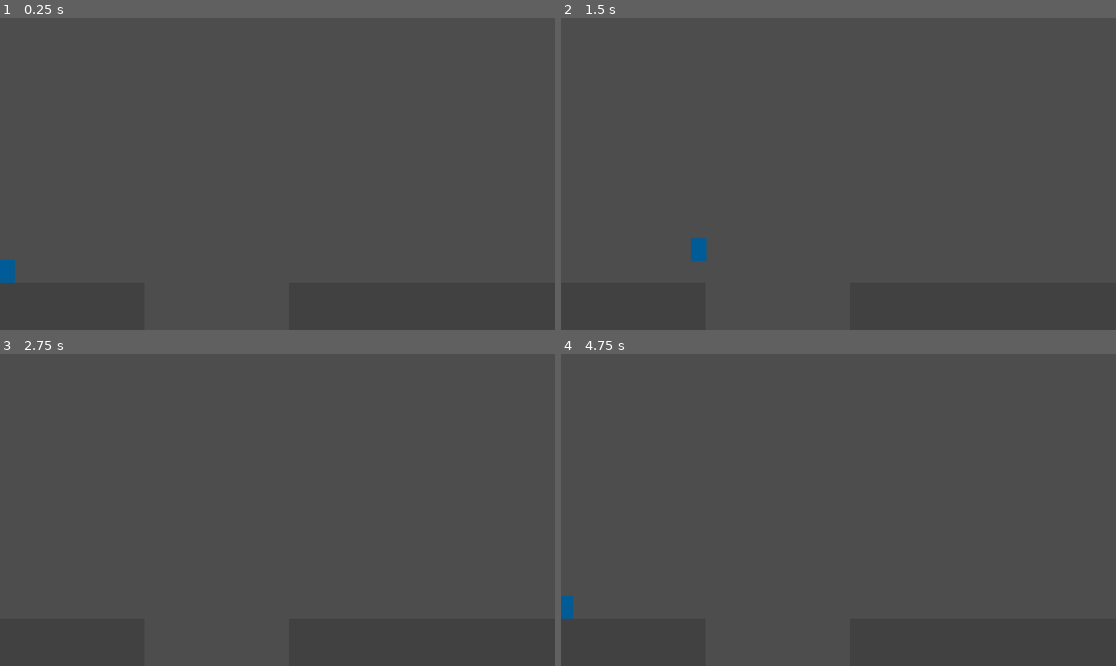
Above: before the commit, frames 1-4 (two rows, left to right).
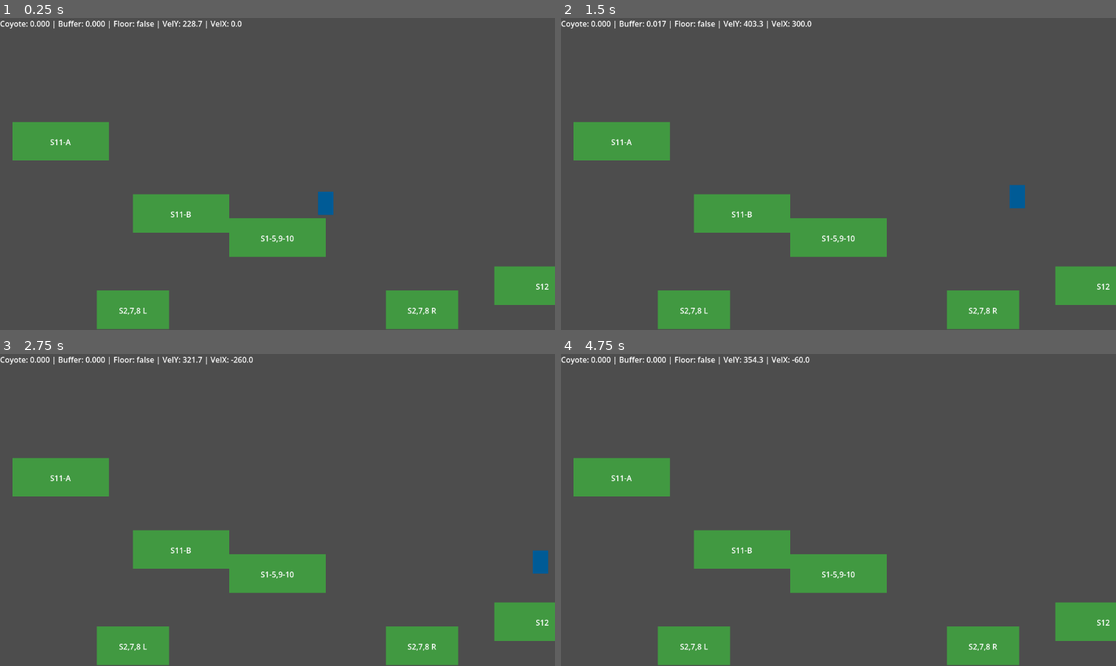
Above: after the commit, the same moments.

Repository: carlomontoyaph/platformer
Game: Godot game, scene res://scenes/test_coyote_jump.tscn
The game is run twice, just before and just after one commit, with the same random seed, the same clock (stepped at 60 frames per second) and the same inputs. Before the commit the project starts from res://scenes/main.tscn.
Inputs:
- Up to frame 1 (0.25 s): no input
- Up to frame 2 (1.5 s): hold D (move_right) from 0.53 s (still down); tap Space (jump) at 0.6, 0.77, 1.07, 1.35 s
- Up to frame 3 (2.75 s): tap Space (jump) at 1.52, 1.82, 2.1 s; release D (move_right) at 2.03 s; hold A (move_left) from 2.03 s (still down)
- Up to frame 4 (4.75 s): release A (move_left) at 2.78 s; hold D (move_right) 2.78-4.28 s; tap Space (jump) at 2.85, 3.02, 3.32, 3.6, 3.77, 4.07, 4.35, 4.52 s; hold A (move_left) from 4.28 s (still down)

The runs differ from the first frame. In frame 1, 12% of the frame differs, in the area x 0-100%, y 0-100%; in frame 2, 12%; in frame 3, 12%; in frame 4, 12%.

Commit message:
Add double jump. Refactor player movement into helpers, add export hooks & clean up

Diff:
--- a/project.godot
+++ b/project.godot
@@ -11,7 +11,7 @@
 [application]
 
 config/name="platformer"
-run/main_scene="uid://ct5h060w0m36m"
+run/main_scene="uid://bhq3jp3larrln"
 config/features=PackedStringArray("4.6", "Forward Plus")
 config/icon="res://icon.svg"
 
--- a/scenes/player.tscn
+++ b/scenes/player.tscn
@@ -6,12 +6,15 @@
 size = Vector2(32, 48)
 
 [node name="Player" type="CharacterBody2D" unique_id=1811485037]
+groups = ["player"]
 script = ExtResource("1_3vyb7")
 acceleration = 3000.0
 friction = 500.0
 
 [node name="CollisionShape2D" type="CollisionShape2D" parent="." unique_id=1965819126]
 shape = SubResource("RectangleShape2D_u8vuu")
+
+[node name="SpawnPoint" type="Marker2D" parent="."]
 
 [node name="ColorRect" type="ColorRect" parent="." unique_id=1634803709]
 anchors_preset = 8
--- /dev/null
+++ b/scenes/test_coyote_jump.tscn
@@ -0,0 +1,247 @@
+[gd_scene format=3 uid="uid://bhq3jp3larrln"]
+
+[ext_resource type="PackedScene" uid="uid://cdg82mh4ljjty" path="res://scenes/player.tscn" id="1_o5qli"]
+[ext_resource type="Script" uid="uid://b8xnt3cc3h7qq" path="res://scripts/debug_hud.gd" id="2_u46k3"]
+
+[sub_resource type="RectangleShape2D" id="RectangleShape2D_1"]
+size = Vector2(200, 80)
+
+[sub_resource type="RectangleShape2D" id="RectangleShape2D_2"]
+size = Vector2(150, 80)
+
+[sub_resource type="RectangleShape2D" id="RectangleShape2D_3"]
+size = Vector2(150, 80)
+
+[sub_resource type="RectangleShape2D" id="RectangleShape2D_4"]
+size = Vector2(200, 80)
+
+[sub_resource type="RectangleShape2D" id="RectangleShape2D_5"]
+size = Vector2(200, 80)
+
+[sub_resource type="RectangleShape2D" id="RectangleShape2D_6"]
+size = Vector2(200, 80)
+
+[node name="TestCoyoteJump" type="Node2D" unique_id=655610944]
+
+[node name="Camera2D" type="Camera2D" parent="." unique_id=7632013]
+
+[node name="CanvasLayer" type="CanvasLayer" parent="." unique_id=1405495816]
+layer = 100
+
+[node name="DebugHUD" type="Label" parent="CanvasLayer" unique_id=1456786664]
+offset_right = 600.0
+offset_bottom = 50.0
+text = "Loading..."
+script = ExtResource("2_u46k3")
+
+[node name="Player" parent="." unique_id=575868909 instance=ExtResource("1_o5qli")]
+position = Vector2(100, 32)
+
+[node name="Platform1" type="StaticBody2D" parent="." unique_id=691500088]
+position = Vector2(0, 132)
+metadata/_edit_group_ = true
+
+[node name="CollisionShape2D" type="CollisionShape2D" parent="Platform1" unique_id=407075458]
+shape = SubResource("RectangleShape2D_1")
+
+[node name="ColorRect" type="ColorRect" parent="Platform1" unique_id=334466634]
+anchors_preset = 8
+anchor_left = 0.5
+anchor_top = 0.5
+anchor_right = 0.5
+anchor_bottom = 0.5
+offset_left = -100.0
+offset_top = -40.0
+offset_right = 100.0
+offset_bottom = 40.0
+grow_horizontal = 2
+grow_vertical = 2
+color = Color(0.25490198, 0.6, 0.25490198, 1)
+
+[node name="Label" type="Label" parent="Platform1" unique_id=1965342422]
+anchors_preset = 8
+anchor_left = 0.5
+anchor_top = 0.5
+anchor_right = 0.5
+anchor_bottom = 0.5
+offset_left = -80.0
+offset_top = -10.0
+offset_right = 80.0
+offset_bottom = 10.0
+text = "S1-5,9-10"
+horizontal_alignment = 1
+
+[node name="Platform2Left" type="StaticBody2D" parent="." unique_id=328572359]
+position = Vector2(-300, 282)
+
+[node name="CollisionShape2D" type="CollisionShape2D" parent="Platform2Left" unique_id=274098135]
+shape = SubResource("RectangleShape2D_2")
+
+[node name="ColorRect" type="ColorRect" parent="Platform2Left" unique_id=1717989693]
+anchors_preset = 8
+anchor_left = 0.5
+anchor_top = 0.5
+anchor_right = 0.5
+anchor_bottom = 0.5
+offset_left = -75.0
+offset_top = -40.0
+offset_right = 75.0
+offset_bottom = 40.0
+grow_horizontal = 2
+grow_vertical = 2
+color = Color(0.25490198, 0.6, 0.25490198, 1)
+metadata/_edit_use_anchors_ = true
+
+[node name="Label" type="Label" parent="Platform2Left" unique_id=1744693680]
+anchors_preset = 8
+anchor_left = 0.5
+anchor_top = 0.5
+anchor_right = 0.5
+anchor_bottom = 0.5
+offset_left = -50.0
+offset_top = -10.0
+offset_right = 50.0
+offset_bottom = 10.0
+text = "S2,7,8 L"
+horizontal_alignment = 1
+metadata/_edit_use_anchors_ = true
+
+[node name="Platform2Right" type="StaticBody2D" parent="." unique_id=898777657]
+position = Vector2(300, 282)
+
+[node name="CollisionShape2D" type="CollisionShape2D" parent="Platform2Right" unique_id=1257090576]
+shape = SubResource("RectangleShape2D_3")
+
+[node name="ColorRect" type="ColorRect" parent="Platform2Right" unique_id=1989773881]
+anchors_preset = 8
+anchor_left = 0.5
+anchor_top = 0.5
+anchor_right = 0.5
+anchor_bottom = 0.5
+offset_left = -75.0
+offset_top = -40.0
+offset_right = 75.0
+offset_bottom = 40.0
+grow_horizontal = 2
+grow_vertical = 2
+color = Color(0.25490198, 0.6, 0.25490198, 1)
+metadata/_edit_use_anchors_ = true
+
+[node name="Label" type="Label" parent="Platform2Right" unique_id=1889294829]
+anchors_preset = 8
+anchor_left = 0.5
+anchor_top = 0.5
+anchor_right = 0.5
+anchor_bottom = 0.5
+offset_left = -50.0
+offset_top = -10.0
+offset_right = 50.0
+offset_bottom = 10.0
+text = "S2,7,8 R"
+horizontal_alignment = 1
+metadata/_edit_use_anchors_ = true
+
+[node name="Platform3Upper" type="StaticBody2D" parent="." unique_id=1555355999]
+position = Vector2(-450, -68)
+
+[node name="CollisionShape2D" type="CollisionShape2D" parent="Platform3Upper" unique_id=19386585]
+shape = SubResource("RectangleShape2D_4")
+
+[node name="ColorRect" type="ColorRect" parent="Platform3Upper" unique_id=2060525160]
+anchors_preset = 8
+anchor_left = 0.5
+anchor_top = 0.5
+anchor_right = 0.5
+anchor_bottom = 0.5
+offset_left = -100.0
+offset_top = -40.0
+offset_right = 100.0
+offset_bottom = 40.0
+grow_horizontal = 2
+grow_vertical = 2
+color = Color(0.25490198, 0.6, 0.25490198, 1)
+metadata/_edit_use_anchors_ = true
+
+[node name="Label" type="Label" parent="Platform3Upper" unique_id=828454302]
+anchors_preset = 8
+anchor_left = 0.5
+anchor_top = 0.5
+anchor_right = 0.5
+anchor_bottom = 0.5
+offset_left = -60.0
+offset_top = -10.0
+offset_right = 60.0
+offset_bottom = 10.0
+text = "S11-A"
+horizontal_alignment = 1
+metadata/_edit_use_anchors_ = true
+
+[node name="Platform3Lower" type="StaticBody2D" parent="." unique_id=467955419]
+position = Vector2(-200, 82)
+
+[node name="CollisionShape2D" type="CollisionShape2D" parent="Platform3Lower" unique_id=2109273127]
+shape = SubResource("RectangleShape2D_5")
+
+[node name="ColorRect" type="ColorRect" parent="Platform3Lower" unique_id=1989359680]
+anchors_preset = 8
+anchor_left = 0.5
+anchor_top = 0.5
+anchor_right = 0.5
+anchor_bottom = 0.5
+offset_left = -100.0
+offset_top = -40.0
+offset_right = 100.0
+offset_bottom = 40.0
+grow_horizontal = 2
+grow_vertical = 2
+color = Color(0.25490198, 0.6, 0.25490198, 1)
+metadata/_edit_use_anchors_ = true
+
+[node name="Label" type="Label" parent="Platform3Lower" unique_id=533274777]
+anchors_preset = 8
+anchor_left = 0.5
+anchor_top = 0.5
+anchor_right = 0.5
+anchor_bottom = 0.5
+offset_left = -60.0
+offset_top = -10.0
+offset_right = 60.0
+offset_bottom = 10.0
+text = "S11-B"
+horizontal_alignment = 1
+metadata/_edit_use_anchors_ = true
+
+[node name="Platform4" type="StaticBody2D" parent="." unique_id=1426651171]
+position = Vector2(550, 232)
+
+[node name="CollisionShape2D" type="CollisionShape2D" parent="Platform4" unique_id=439710656]
+shape = SubResource("RectangleShape2D_6")
+
+[node name="ColorRect" type="ColorRect" parent="Platform4" unique_id=1834670197]
+anchors_preset = 8
+anchor_left = 0.5
+anchor_top = 0.5
+anchor_right = 0.5
+anchor_bottom = 0.5
+offset_left = -100.0
+offset_top = -40.0
+offset_right = 100.0
+offset_bottom = 40.0
+grow_horizontal = 2
+grow_vertical = 2
+color = Color(0.25490198, 0.6, 0.25490198, 1)
+metadata/_edit_use_anchors_ = true
+
+[node name="Label" type="Label" parent="Platform4" unique_id=573420639]
+anchors_preset = 8
+anchor_left = 0.5
+anchor_top = 0.5
+anchor_right = 0.5
+anchor_bottom = 0.5
+offset_left = -60.0
+offset_top = -10.0
+offset_right = 60.0
+offset_bottom = 10.0
+text = "S12"
+horizontal_alignment = 1
+metadata/_edit_use_anchors_ = true
--- /dev/null
+++ b/scripts/debug_hud.gd
@@ -0,0 +1,30 @@
+extends Label
+
+var player: CharacterBody2D
+
+
+func _ready() -> void:
+	# Defer lookup so Player's _ready() (and its group registration) runs first
+	call_deferred("_find_player")
+
+
+func _find_player() -> void:
+	player = get_tree().get_first_node_in_group("player")
+	if not player:
+		text = "ERROR: Player not found"
+		printerr("Debug HUD: Could not find Player node")
+
+
+func _process(_delta: float) -> void:
+	if not player:
+		return
+
+	var coyote = player.coyote_timer
+	var buffer = player.jump_buffer_timer
+	var on_floor = player.is_on_floor()
+	var vel_y = player.velocity.y
+	var vel_x = player.velocity.x
+
+	text = "Coyote: %.3f | Buffer: %.3f | Floor: %s | VelY: %.1f | VelX: %.1f" % [
+		max(0.0, coyote), max(0.0, buffer), on_floor, vel_y, vel_x
+	]
--- a/scripts/player.gd
+++ b/scripts/player.gd
@@ -7,50 +7,94 @@
 @export var friction := 1800.0  # Deceleration rate on ground
 @export var jump_buffer_time := 0.15  # Grace period for buffered jump input
 @export var jump_velocity := -500.0  # Initial upward velocity for jump
+@export var jump_cut_multiplier := 0.5  # Velocity multiplier when jump is released early
 @export var speed := 300.0  # Maximum horizontal movement speed
-@export var fall_death_threshold := 1000.0  # Y position where player resets
-@export var reset_delay := 2.0  # Delay before resetting after falling
+@export var fall_death_y := 1000.0  # Y position where player resets
+@export var fall_reset_delay := 2.0  # Delay before resetting after falling
 
-var coyote_timer = 0.0  # Countdown timer for coyote window
-var fall_timer = 0.0  # Countdown timer for fall reset
-var jump_buffer_timer = 0.0  # Countdown timer for jump buffer window
-var spawn_position: Vector2  # Player's starting position
+# Player state for animation hooks
+enum PlayerState { IDLE, RUN, JUMP, FALL }
+var current_state := PlayerState.IDLE
+
+# Jump state machine:
+#   Ground → coyote_timer set, can_double_jump = false
+#   Coyote jump (buffered input + coyote window) → enables can_double_jump = true
+#   Mid-air double jump (just_pressed + can_double_jump + !is_on_floor) → consumes it
+#   Land → reset cycle
+var can_double_jump := false
+var coyote_timer := 0.0  # Countdown for coyote window
+var fall_timer := 0.0  # Countup for fall reset delay
+var jump_buffer_timer := 0.0  # Countdown for jump buffer window
+var spawn_position: Vector2  # Respawn position
+var was_on_floor := false  # Tracks floor state for landing detection
+
+signal landed  # Emitted when player lands on ground
 
 
 func _ready() -> void:
-	spawn_position = position
+	var spawn_point = get_node_or_null("SpawnPoint")
+	spawn_position = spawn_point.global_position if spawn_point else position
+	add_to_group("player")
+
 
 func _physics_process(delta: float) -> void:
-	# Buffer jump input for a short window
+	_buffer_jump_input()
+	_update_timers(delta)
+	_update_ground_state(delta)
+	_handle_jump()
+	_handle_horizontal_movement(delta)
+	move_and_slide()
+	_update_state()
+	_check_fall_reset(delta)
+
+
+# Stores jump input in a short buffer window so players
+# can press jump slightly before landing and still jump.
+func _buffer_jump_input() -> void:
 	if Input.is_action_just_pressed("jump"):
 		jump_buffer_timer = jump_buffer_time
 
+
+func _update_timers(delta: float) -> void:
 	coyote_timer -= delta
 	jump_buffer_timer -= delta
 
-	# Reset coyote timer when grounded, otherwise apply gravity
+
+# Applies gravity when airborne, resets coyote timer on ground,
+# and detects landing transitions.
+func _update_ground_state(delta: float) -> void:
 	if is_on_floor():
 		coyote_timer = coyote_time
-
+		can_double_jump = false
+		if not was_on_floor:
+			emit_signal("landed")
+			was_on_floor = true
 	else:
 		velocity += get_gravity() * delta
+		was_on_floor = false
 
-	# Perform jump if buffered input is available and within coyote window
+
+# Jump priority:
+# 1. Coyote + buffer jump — ground jump with a brief forgiveness window
+# 2. Double jump — mid-air second jump
+# 3. Variable height — cutting velocity short on jump release
+func _handle_jump() -> void:
 	if jump_buffer_timer > 0 and coyote_timer > 0:
 		velocity.y = jump_velocity
 		jump_buffer_timer = 0
 		coyote_timer = 0
+		can_double_jump = true
+	elif Input.is_action_just_pressed("jump") and can_double_jump and not is_on_floor():
+		velocity.y = jump_velocity
+		can_double_jump = false
 
-	# Cut jump short if player releases jump while ascending
+	# Variable jump height: release early to cut ascent short
 	if Input.is_action_just_released("jump") and velocity.y < 0:
-		velocity.y *= 0.5
+		velocity.y *= jump_cut_multiplier
 
-	# Handle horizontal movement
-	var direction = Input.get_axis(
-		"move_left",
-		"move_right"
-	)
 
+func _handle_horizontal_movement(delta: float) -> void:
+	var direction := Input.get_axis("move_left", "move_right")
 	if direction:
 		velocity.x = move_toward(
 			velocity.x,
@@ -58,21 +102,35 @@
 			(acceleration if is_on_floor() else air_acceleration) * delta
 		)
 	else:
-		velocity.x = move_toward(
-			velocity.x,
-			0,
-			friction * delta
-		)
+		velocity.x = move_toward(velocity.x, 0, friction * delta)
 
-	# Apply velocity and handle collisions
-	move_and_slide()
 
-	# Detect falling off and reset after delay
-	if position.y > fall_death_threshold:
+# Updates the animation state enum based on current physics state.
+func _update_state() -> void:
+	var new_state: PlayerState
+	if not is_on_floor():
+		new_state = PlayerState.JUMP if velocity.y < 0 else PlayerState.FALL
+	elif abs(velocity.x) > 10.0:
+		new_state = PlayerState.RUN
+	else:
+		new_state = PlayerState.IDLE
+	current_state = new_state
+
+
+func _check_fall_reset(delta: float) -> void:
+	if position.y > fall_death_y:
 		fall_timer += delta
-		if fall_timer >= reset_delay:
-			position = spawn_position
-			velocity = Vector2.ZERO
-			fall_timer = 0.0
+		if fall_timer >= fall_reset_delay:
+			_reset_to_spawn()
 	elif fall_timer > 0:
 		fall_timer = 0.0
+
+
+func _reset_to_spawn() -> void:
+	position = spawn_position
+	velocity = Vector2.ZERO
+	fall_timer = 0.0
+	coyote_timer = 0.0
+	jump_buffer_timer = 0.0
+	can_double_jump = false
+	was_on_floor = false
Not shown, added: scripts/debug_hud.gd.uid
Not shown, added: TEST_COYOTE_SETUP.md
Not shown, added: acceptance-criteria/COYOTE_JUMP_TEST_CHECKLIST.md
Not shown, added: acceptance-criteria/coyote-jump-acceptance-criteria.md
